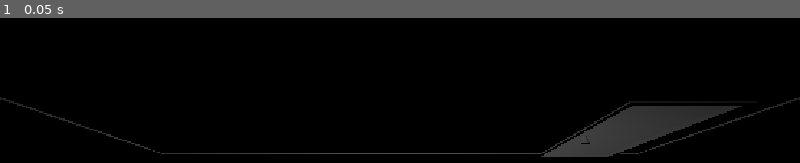
Above: before the commit, frame 1.
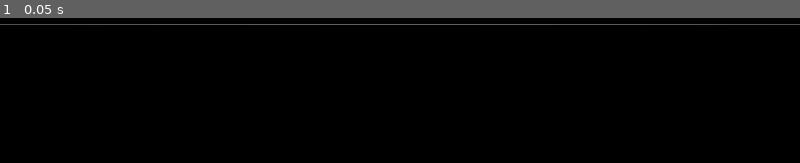
Above: after the commit, the same moment.

Repository: kinako-omiso/Summer_HoEi
Game: Godot game, scene res://temp_main.tscn
The game is run twice, just before and just after one commit, with the same random seed, the same clock (stepped at 60 frames per second) and the same inputs.
Inputs:
- Up to frame 1 (0.05 s): no input

The runs differ from the first frame. In frame 1, 5.5% of the frame differs, in the area x 0-100%, y 4-96%.

Commit message:
#16　ライト付きの天井をついか、ついでに床からの反射光を追加

Diff:
--- /dev/null
+++ b/assets/3DModel/ceiling_square_with_light.tscn
@@ -0,0 +1,40 @@
+[gd_scene format=3 uid="uid://cm1jwh0mcnaon"]
+
+[ext_resource type="Script" uid="uid://bafdgvvgwfh61" path="res://world_surface.gd" id="1_i02cm"]
+[ext_resource type="PackedScene" uid="uid://c48bsseqaybfj" path="res://assets/3DModel/ceiling_square_with_light.glb" id="1_jrdmn"]
+
+[sub_resource type="BoxShape3D" id="BoxShape3D_mrimj"]
+size = Vector3(14.066406, 0.30395508, 14.066284)
+
+[node name="CeilingSquareWithLight" type="StaticBody3D" unique_id=409838995]
+collision_layer = 4
+collision_mask = 0
+script = ExtResource("1_i02cm")
+
+[node name="ceiling_square_with_light" parent="." unique_id=122193324 instance=ExtResource("1_jrdmn")]
+transform = Transform3D(1, 0, 0, 0, -1, 8.742278e-08, 0, -8.742278e-08, -1, 0, 0, 0)
+
+[node name="CollisionShape3D" type="CollisionShape3D" parent="." unique_id=147876839]
+transform = Transform3D(1, 0, 0, 0, 1, 0, 0, 0, 1, 0, -0.0028076172, 0.018005371)
+shape = SubResource("BoxShape3D_mrimj")
+
+[node name="AreaLight3D" type="AreaLight3D" parent="." unique_id=1197619568 groups=["lights"]]
+transform = Transform3D(1, 0, 0, 0, -4.371139e-08, 1, 0, -1, -4.371139e-08, -3.2418044, -0.54173315, 3.1354303)
+layers = 4
+light_energy = 2.0
+area_range = 15.0
+
+[node name="AreaLight3D2" type="AreaLight3D" parent="." unique_id=1002832731 groups=["lights"]]
+transform = Transform3D(1, 0, 0, 0, -4.371139e-08, 1, 0, -1, -4.371139e-08, 3.2005727, -0.54173315, 3.1354303)
+layers = 4
+area_range = 15.0
+
+[node name="AreaLight3D3" type="AreaLight3D" parent="." unique_id=1353352891 groups=["lights"]]
+transform = Transform3D(1, 0, 0, 0, -4.371139e-08, 1, 0, -1, -4.371139e-08, 3.2005727, -0.54173315, -3.2076015)
+layers = 4
+area_range = 15.0
+
+[node name="AreaLight3D4" type="AreaLight3D" parent="." unique_id=280335837 groups=["lights"]]
+transform = Transform3D(1, 0, 0, 0, -4.371139e-08, 1, 0, -1, -4.371139e-08, -3.2376049, -0.54173315, -3.2076015)
+layers = 4
+area_range = 15.0
--- a/assets/3DModel/floor_square.tscn
+++ b/assets/3DModel/floor_square.tscn
@@ -1,17 +1,23 @@
-[gd_scene load_steps=4 format=3]
+[gd_scene format=3 uid="uid://c5nhxy31s2txk"]
 
-[ext_resource type="PackedScene" path="res://assets/3DModel/floor_square.glb" id="1_model"]
-[ext_resource type="Script" path="res://world_surface.gd" id="2_script"]
+[ext_resource type="PackedScene" uid="uid://bugvnu7o8jwuk" path="res://assets/3DModel/floor_square.glb" id="1_model"]
+[ext_resource type="Script" uid="uid://bafdgvvgwfh61" path="res://world_surface.gd" id="2_script"]
 
 [sub_resource type="BoxShape3D" id="BoxShape_floor"]
 size = Vector3(14, 0.3, 14)
 
-[node name="FloorSquare" type="StaticBody3D"]
+[node name="FloorSquare" type="StaticBody3D" unique_id=1752891933]
 collision_layer = 4
 collision_mask = 0
 script = ExtResource("2_script")
 
-[node name="Model" parent="." instance=ExtResource("1_model")]
+[node name="Model" parent="." unique_id=972861942 instance=ExtResource("1_model")]
 
-[node name="CollisionShape3D" type="CollisionShape3D" parent="."]
+[node name="CollisionShape3D" type="CollisionShape3D" parent="." unique_id=291179967]
 shape = SubResource("BoxShape_floor")
+
+[node name="AreaLight3D" type="AreaLight3D" parent="." unique_id=156566534 groups=["lights"]]
+transform = Transform3D(1, 0, 0, 0, -4.371139e-08, -1, 0, 1, -4.371139e-08, 0, 0, 0)
+layers = 4
+light_energy = 3.0
+area_range = 15.0
--- a/temp_main.tscn
+++ b/temp_main.tscn
@@ -9,6 +9,7 @@
 [ext_resource type="PackedScene" path="res://assets/3DModel/ceiling_square.tscn" id="7_ceiling"]
 [ext_resource type="PackedScene" uid="uid://dqwbx620higo1" path="res://demomonster/demomonster.tscn" id="8_rvlho"]
 [ext_resource type="PackedScene" uid="uid://dtwqe00ewj4d" path="res://demobreaker/breaker.tscn" id="9_qls1m"]
+[ext_resource type="PackedScene" uid="uid://cm1jwh0mcnaon" path="res://assets/3DModel/ceiling_square_with_light.tscn" id="10_qy14a"]
 
 [sub_resource type="Environment" id="Environment_k8684"]
 ambient_light_energy = 0.0
@@ -17,6 +18,9 @@
 script = ExtResource("1_27twd")
 
 [node name="Floor" parent="." unique_id=889951877 instance=ExtResource("3_floor")]
+
+[node name="Floor2" parent="." unique_id=235545749 instance=ExtResource("3_floor")]
+transform = Transform3D(1, 0, 0, 0, 1, 0, 0, 0, 1, 0, 0, 14)
 
 [node name="WallNorth" parent="." unique_id=993036278 instance=ExtResource("4_wall")]
 transform = Transform3D(1, 0, 0, 0, 1, 0, 0, 0, 1, 0, 3.15, -6.87)
@@ -37,7 +41,7 @@
 transform = Transform3D(1, 0, 0, 0, 1, 0, 0, 0, 1, 0, 6.3, 0)
 
 [node name="AreaLight3D" type="AreaLight3D" parent="." unique_id=1713571431 groups=["lights"]]
-transform = Transform3D(1, 0, 0, 0, 5.9604645e-08, 1, 0, -1, 5.9604645e-08, 0, 5.8, 0)
+transform = Transform3D(1, 0, 0, 0, 5.9604645e-08, 1, 0, -1, 5.9604645e-08, 0, 6.1372595, 0)
 layers = 4
 light_energy = 2.0
 area_range = 18.0
@@ -57,5 +61,8 @@
 [node name="WorldEnvironment" type="WorldEnvironment" parent="." unique_id=692099210]
 environment = SubResource("Environment_k8684")
 
+[node name="Ceiling2" parent="." unique_id=409838995 instance=ExtResource("10_qy14a")]
+transform = Transform3D(1, 0, 0, 0, 1, 0, 0, 0, 1, 0, 6.309783, 14.013746)
+
 [connection signal="hit" from="Player" to="." method="_on_player_hit"]
 [connection signal="lights_out" from="Breaker" to="." method="_on_breaker_lights_out"]
Binary file added: assets/3DModel/ceiling_square_with_light.glb
Not shown, added: assets/3DModel/ceiling_square_with_light.glb.import
Not shown, added: assets/3DModel/天井(正方ライト付).blend.import
Not shown, added: assets/3DModel/天井(正方ライト付).blend
